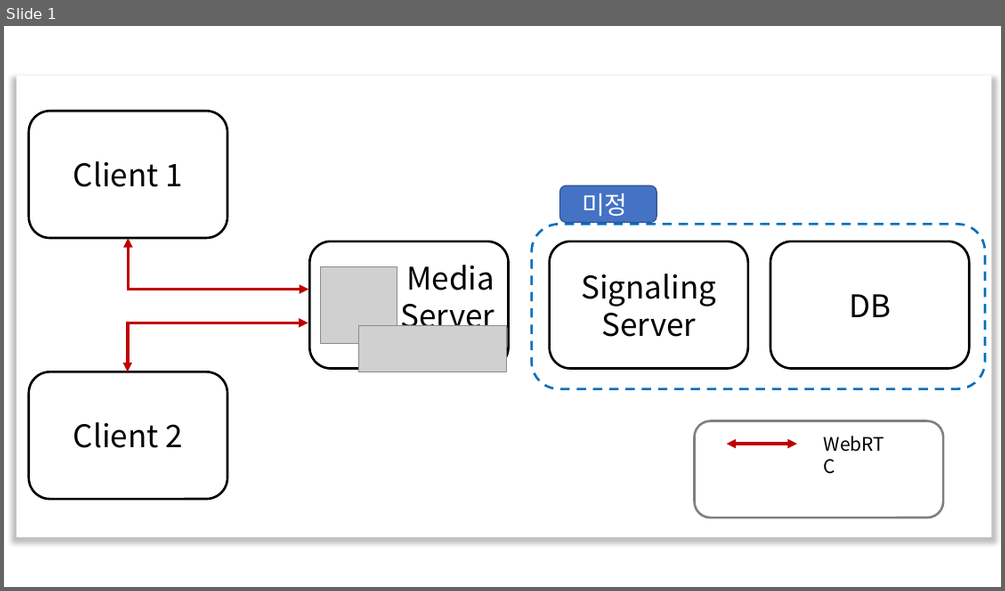
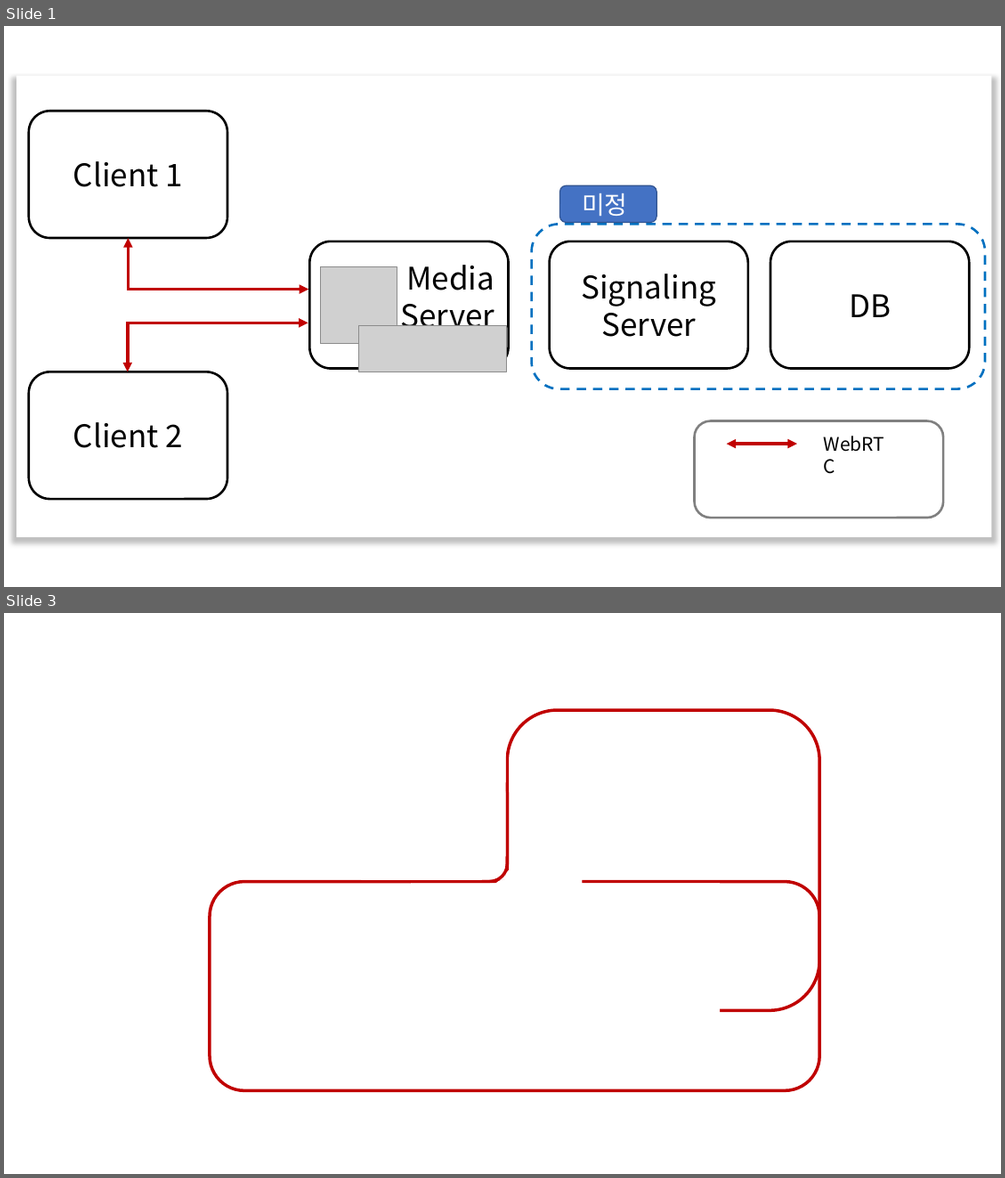
Before and after one commit to Kimsc9976/ottogi_discord_server-client, a slide deck: docs/data/img/architecture.pptx. Shown one above the other, each under a label of ours: slide 1 before the commit, slides 1 and 3 after it; the slides between them are not shown. The pictures are 1005x591 and 1005x1178 pixels, drawn with LibreOffice and Linux fonts; fonts in the diff are those of the drawing; grey boxes stand for pictures. Boxes give left, top, right and bottom in pixels: in the first picture for what was removed or moved away, otherwise in the second. Text is boxed around its words. In the diff, an @@ line names an element or a change of style, - is before the commit and + after.

```diff
--- a/docs/data/img/architecture.pptx
+++ b/docs/data/img/architecture.pptx
@@ slide 3 added at (4,613,1001,1174), background #FFFFFF @@
@@ group added at (210,664,820,1091): 3 rounded rectangles, 3 rectangles @@
@@ rounded rectangle added at (493,879,570,945), fill #FFFFFF @@
@@ rounded rectangle added at (505,868,582,933), fill #FFFFFF @@
```
Also in this commit, not shown: 1 other slide added, 4 other files.
